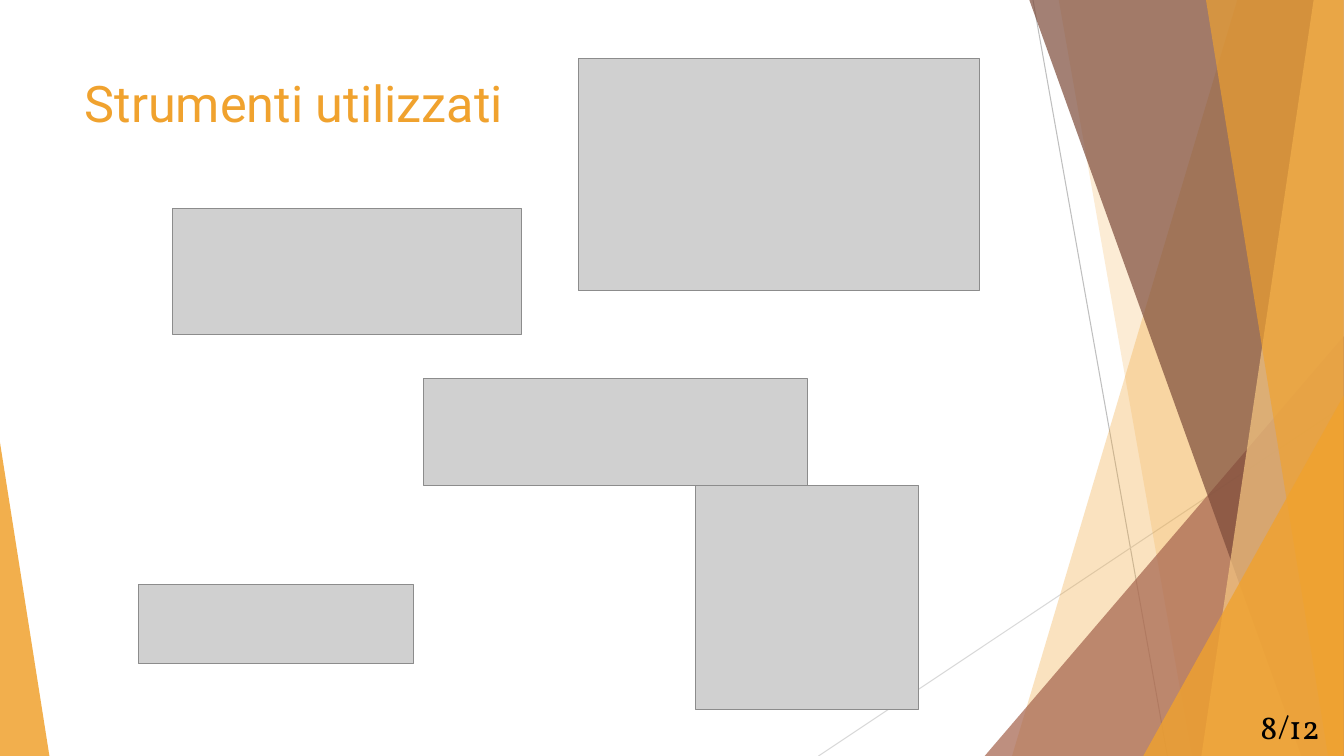
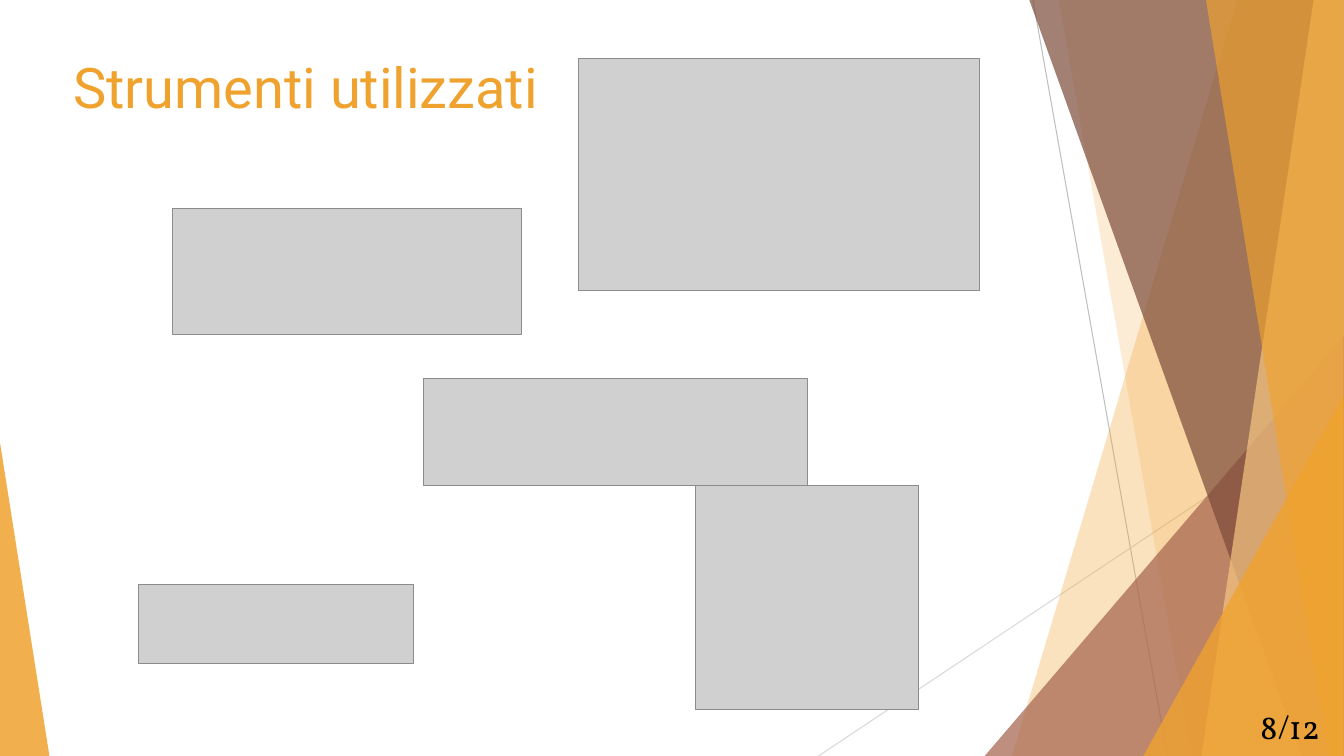
Before and after one commit to Mou95/Tesi, a slide deck: slide 8 of Presentazione_tesi.pptx. Drawn at 1344x756 pixels with LibreOffice and Linux fonts; fonts in the diff are those of the drawing; grey boxes stand for pictures. Boxes give left, top, right and bottom in pixels: in the first picture for what was removed or moved away, otherwise in the second. Text is boxed around its words. In the diff, an @@ line names an element or a change of style, - is before the commit and + after.

```diff
--- a/Presentazione_tesi.pptx
+++ b/Presentazione_tesi.pptx
@@ title "Strumenti utilizzati": place and size @@
-title "Strumenti utilizzati" at <box>85,84,503,123</box>
+title "Strumenti utilizzati" at <box>73,66,538,109</box>
@@ title "Strumenti utilizzati" at <box>73,66,538,109</box>: size 36 to 40 pt @@
```
Also in this commit, not shown: 9 other slides changed.
